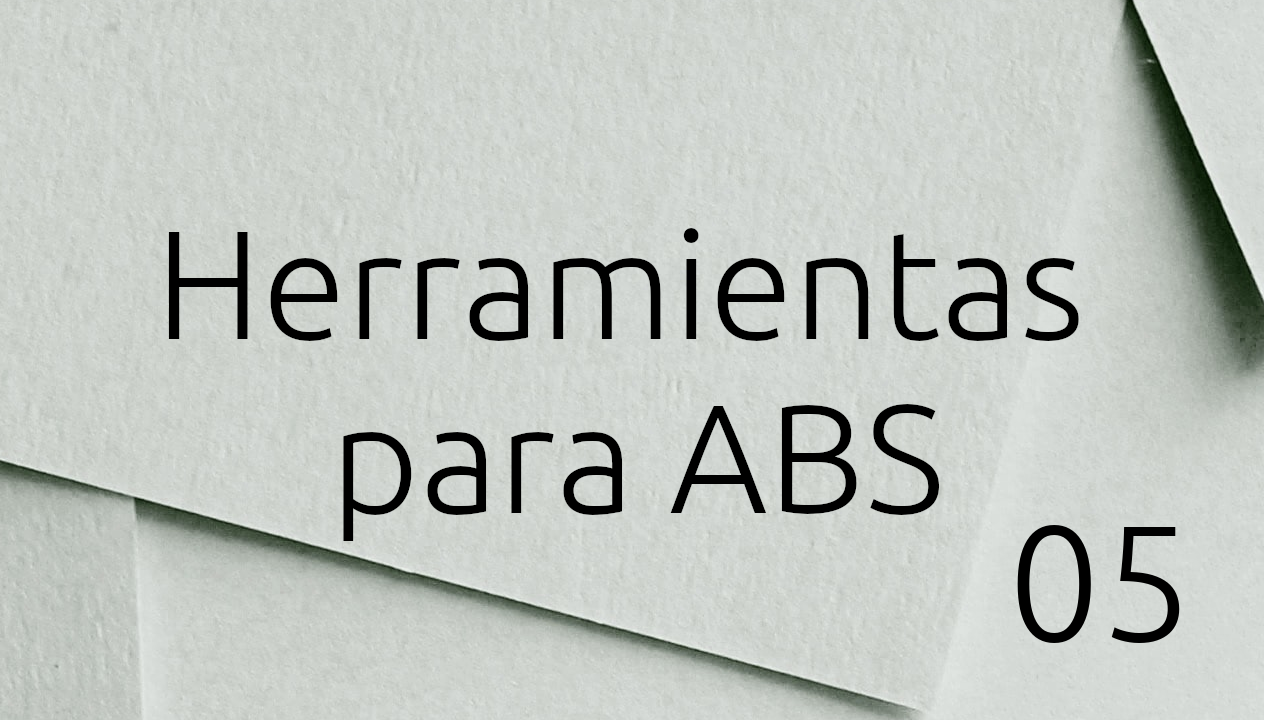
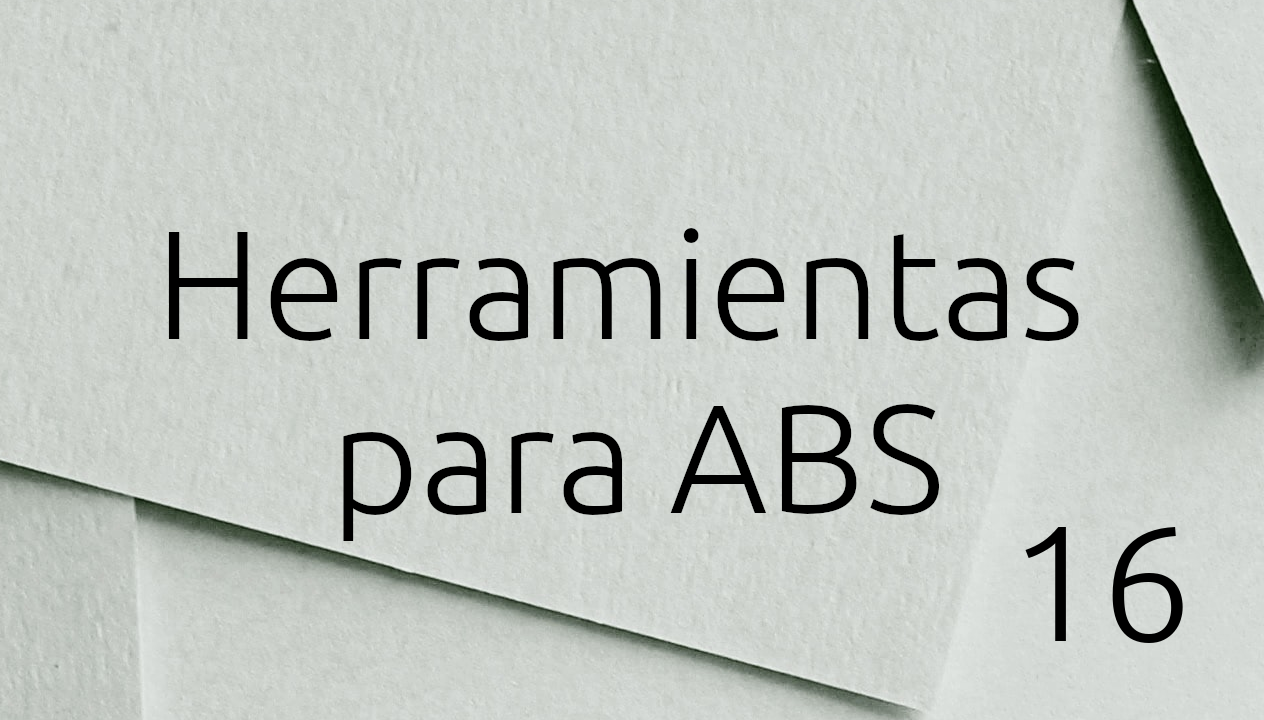
Comparing the layer stacks of the two 1264 x 720 images. Changes:
renamed "05" to "16", painted on it over box(1017, 525, 1183, 643)
